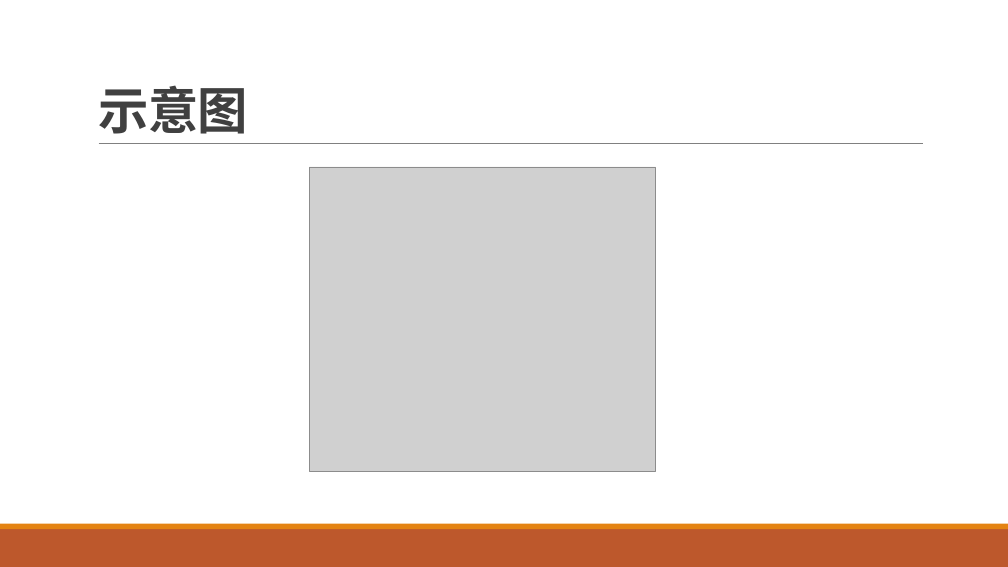
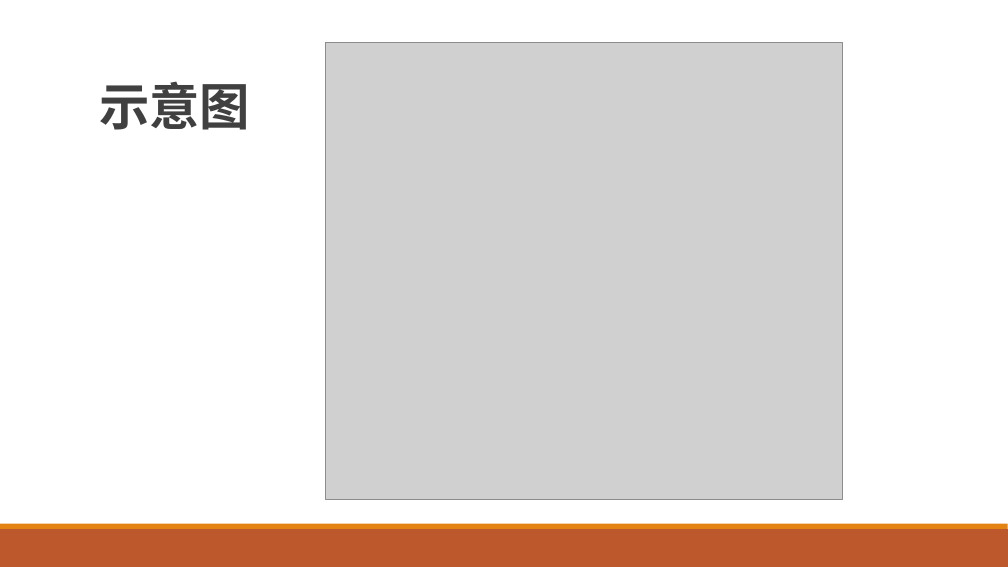
Before and after one commit to gittry1/gittry1.github.io, a slide deck: slide 3 of sysdjsdn/sysdjsdn.pptx. Drawn at 1008x567 pixels with LibreOffice and Linux fonts; fonts in the diff are those of the drawing; grey boxes stand for pictures. Boxes give left, top, right and bottom in pixels: in the first picture for what was removed or moved away, otherwise in the second. Text is boxed around its words. In the diff, an @@ line names an element or a change of style, - is before the commit and + after.

```diff
--- a/sysdjsdn/sysdjsdn.pptx
+++ b/sysdjsdn/sysdjsdn.pptx
@@ title "示意图": place and size @@
-title "示意图" at (98, 85, 248, 134)
+title "示意图" at (99, 81, 249, 130)
@@ picture added at (326, 42, 843, 499) @@
@@ line removed from (99, 144) to (923, 144) @@
@@ picture removed at (309, 167, 656, 471) @@
```
Also in this commit, not shown: 1 other slide changed, 1 other file.
